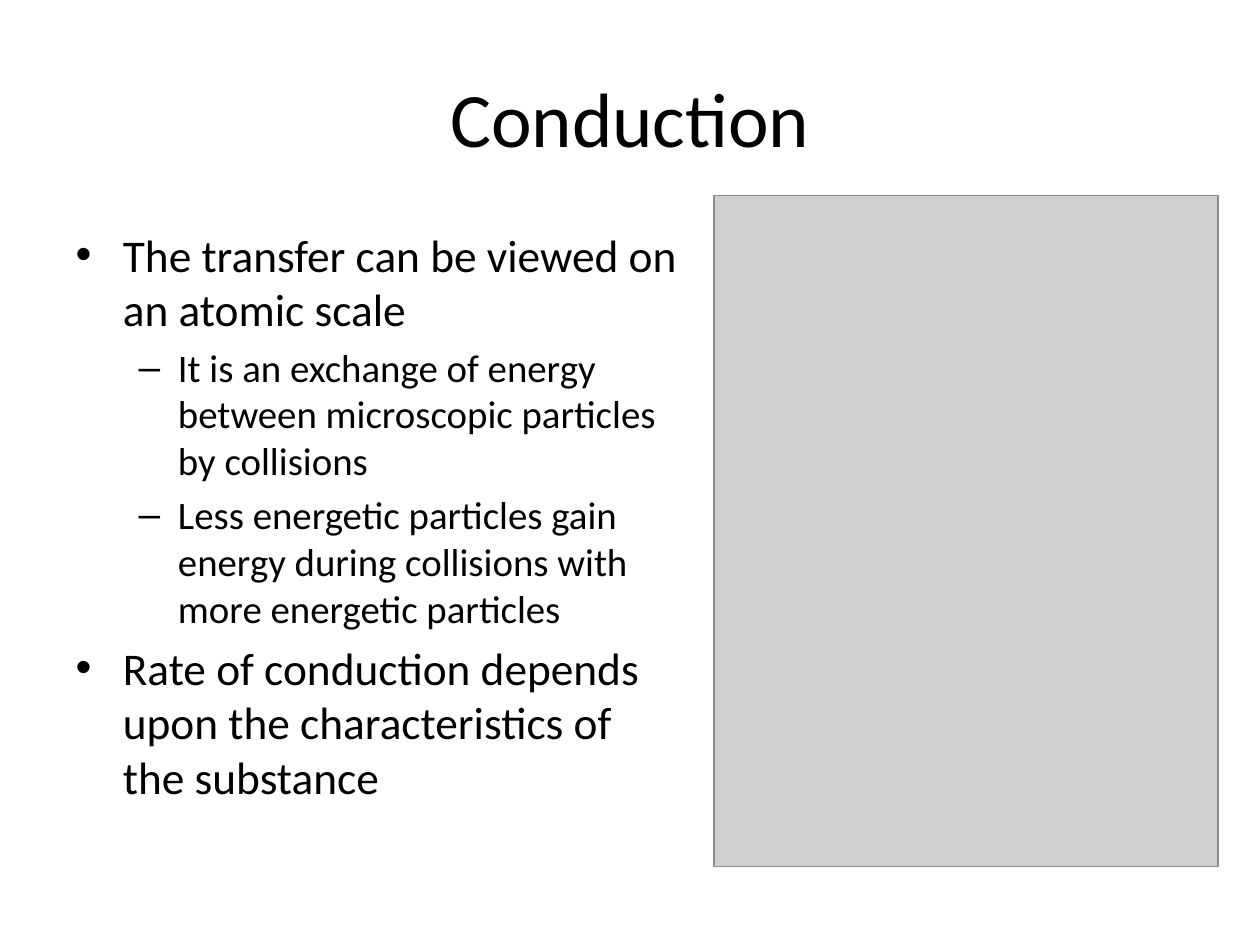
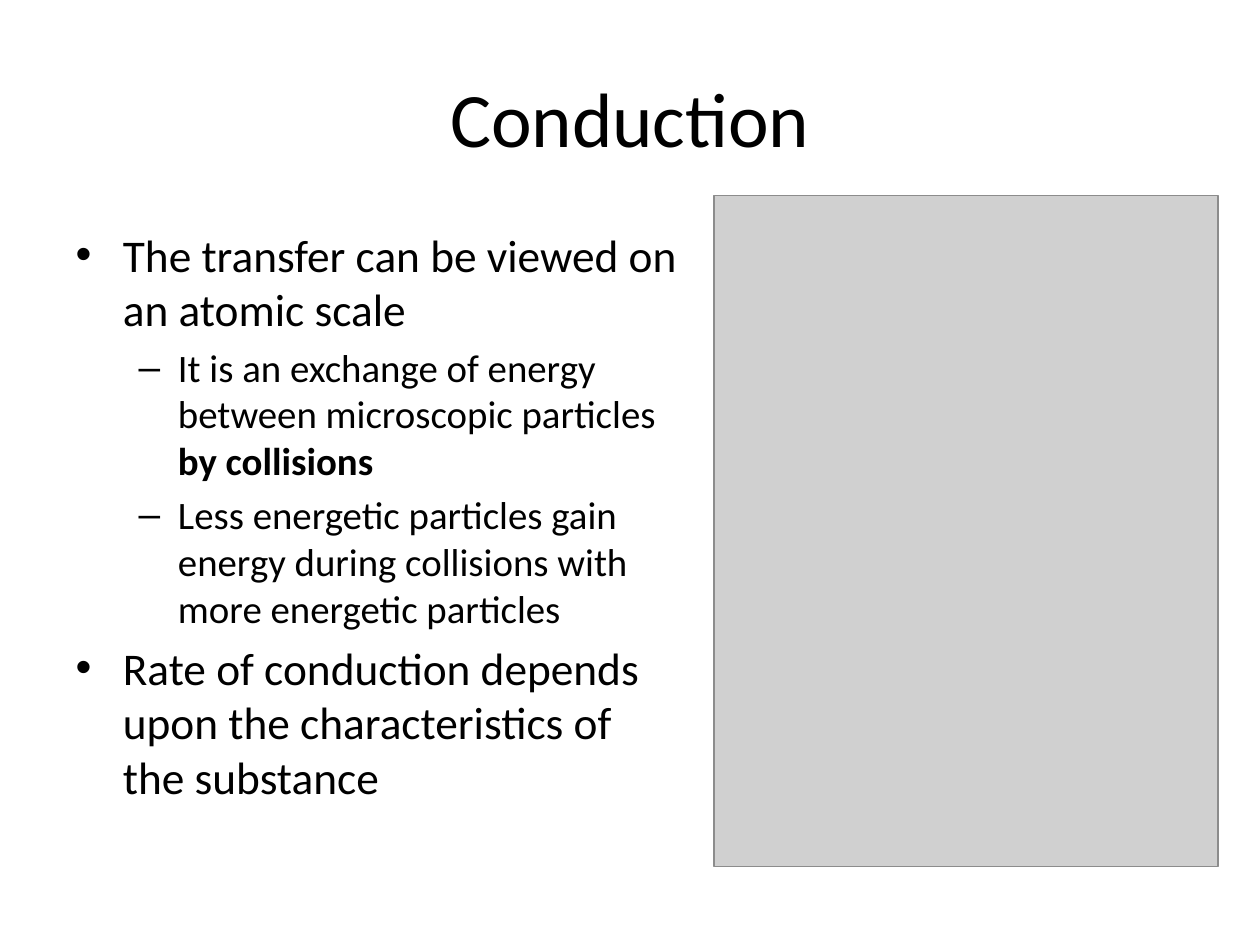
Before and after one commit to rtlines/Introductory-Physics-II, a slide deck: slide 4 of Lecture_Slides/PH 123 Lecture 31.pptx. Drawn at 1260x945 pixels with LibreOffice and Linux fonts; fonts in the diff are those of the drawing; grey boxes stand for pictures. Boxes give left, top, right and bottom in pixels: in the first picture for what was removed or moved away, otherwise in the second. Text is boxed around its words. In the diff, an @@ line names an element or a change of style, - is before the commit and + after.

```diff
--- a/Lecture_Slides/PH 123 Lecture 31.pptx
+++ b/Lecture_Slides/PH 123 Lecture 31.pptx
@@ text at <box>178,355,656,481</box>: bold on in "by collisions" @@
```
Also in this commit, not shown: 2 other slides changed, 2 slides added, 2 slides removed, 21 other files.
